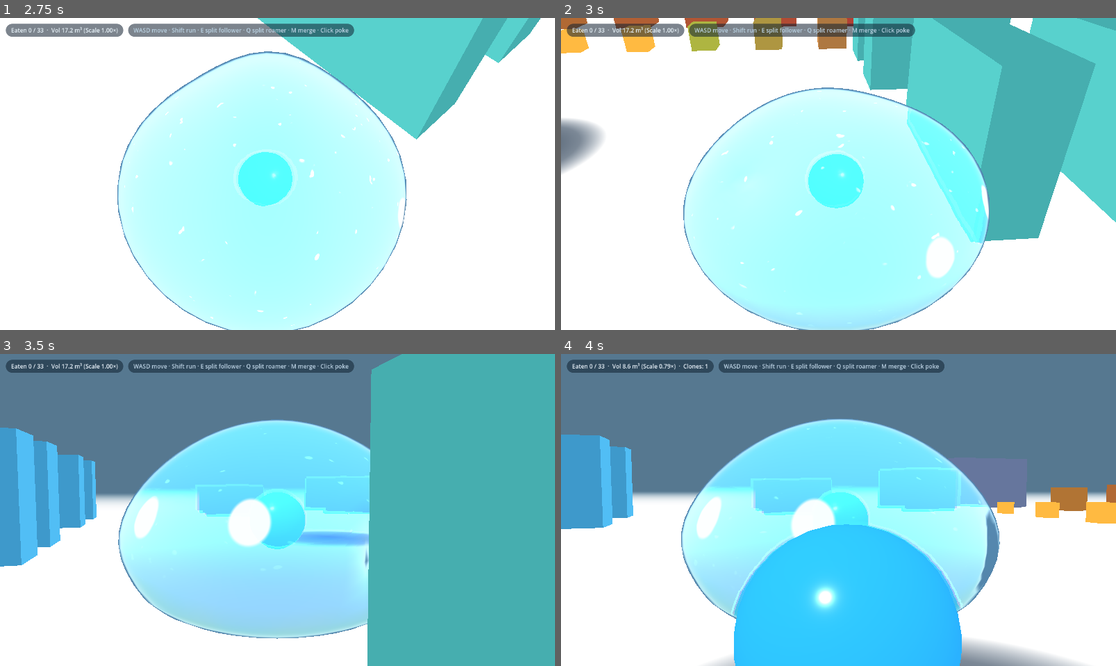
Above: before the commit, frames 1-4 (two rows, left to right).
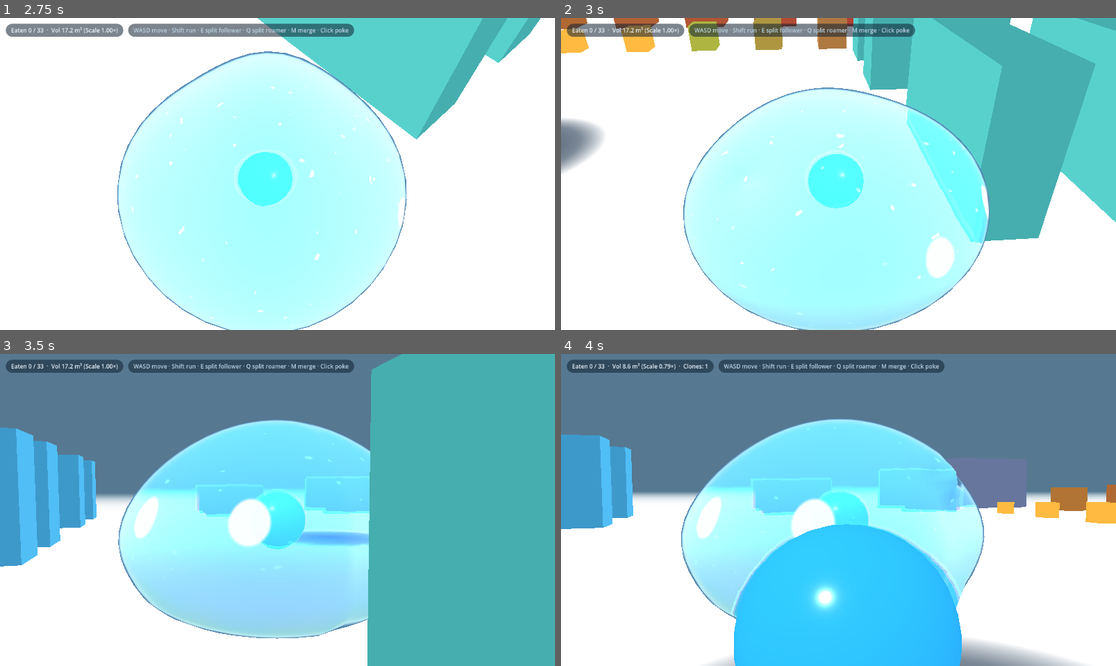
Above: after the commit, the same moments.

Repository: EN-rain/how-to-live-as-a-slime
Game: Godot game, scene res://scenes/main.tscn
Same seed, same stepped clock (60 frames per second), same inputs: the game is played once before the commit and once after it.
Inputs (mouse positions are in pixels of both pictures, inside the frame that each line leads up to):
- Up to frame 1 (2.75 s): tap Enter (ui_accept) at 0.5, 0.77, 1.07 s; move the mouse to (399, 158) at 0.52 s; hold D (move_right) 0.53-1.25 s; hold M (merge_clones) 0.53-1.25 s; click (399, 158) at 0.67 s; drag from (166, 189) to (249, 236) at 1.27 s; move the mouse to (333, 105) at 2.02 s; hold D (move_right) from 2.03 s (still down); hold Shift (run) from 2.03 s (still down)
- Up to frame 2 (3 s): release D (move_right) at 2.75 s; release Shift (run) at 2.75 s; drag from (810, 236) to (672, 127) at 2.77 s
- Up to frame 3 (3.5 s): no input
- Up to frame 4 (4 s): move the mouse to (1005, 556) at 3.52 s; hold A (move_left) from 3.53 s (still down); hold Q (split_roam) from 3.53 s (still down); tap Enter (ui_accept) at 3.77 s

Frame 1 is identical in both runs. In frame 2, less than 0.1% of the frame differs, in the area x 51-76%, y 22-92%; in frame 3, 0.3%; in frame 4, 1.7%, in the area x 22-80%, y 29-83%.

Commit message:
Replace additive wall clamping with proportional half-space scaling to eliminate center dome folding

Diff:
--- a/shaders/slime.gdshader
+++ b/shaders/slime.gdshader
@@ -258,22 +258,23 @@
 	return (a > k) ? a : (t * t) / (4.0 * k);
 }
 
-// Conforms the slime surface around an obstacle with C1-continuous derivatives everywhere.
-// Tight contact margins ensure deformation starts only on actual contact and releases immediately when leaving.
+// Conforms the slime surface around an obstacle using proportional half-space scaling.
+// Each obstacle scales only the half of the slime facing it (0 at center -> W at rim),
+// so left and right obstacles never cross or fold the center dome, and release is instant.
 vec3 solidDent(vec3 p, vec3 c, float shape, vec3 h, float yaw, float blur, vec3 nOv) {
 	float cy = cos(yaw);
 	float sy = sin(yaw);
 
-	float rVert = length(p.xz);
-	float maxBellyR = uRefRadius * 1.24;
-	float rho = clamp(rVert / maxBellyR, 0.0, 1.0);
-
 	vec3 dv = p - c;
 	vec3 q = vec3(dv.x * cy - dv.z * sy, dv.y, dv.x * sy + dv.z * cy);
-	vec3 H = h + vec3(0.04);
+	vec3 H = h + vec3(0.05);
 	if (q.y > H.y + 0.18 || q.y < -H.y - 0.18) return vec3(0.0);
 
-	vec2 qCenter = vec2(-c.x * cy + c.z * sy, -c.x * sy - c.z * cy);
+	// Slime center -> obstacle center in obstacle-rotatedXZ coordinates
+	vec2 cRot = vec2(c.x * cy - c.z * sy, c.x * sy + c.z * cy);
+	// Vertex position relative to slime center (0,0) in obstacle-rotated XZ coordinates
+	vec2 pRot = vec2(p.x * cy - p.z * sy, p.x * sy + p.z * cy);
+
 	float groundFloorLocal = -uRefRadius * (0.86 - uMelt * 0.22);
 
 	// Overhead roof / tunnel ceiling check
@@ -287,38 +288,48 @@
 	float winY = 1.0 - smoothstep(H.y - 0.02, H.y + 0.16, q.y);
 	if (winY <= 0.001) return vec3(0.0);
 
-	float ox = abs(qCenter.x) - h.x;
-	float oz = abs(qCenter.y) - h.z;
-	float sx = qCenter.x >= 0.0 ? 1.0 : -1.0;
-	float sz = qCenter.y >= 0.0 ? 1.0 : -1.0;
-
-	// How far the slime's outer belly rim penetrates the box along X and Z
-	float rimOverlapX = max(0.0, maxBellyR - max(ox, 0.0));
-	float rimOverlapZ = max(0.0, maxBellyR - max(oz, 0.0));
-	// Upper dome only rounds inward proportionally to actual rim overlap with the obstacle
-	float domeAssist = (1.0 - smoothstep(0.20, 0.95, rho)) * 0.32;
-
-	// Tight C1 push along X face (weighted by Z span)
-	float penX = smax0(H.x + rimOverlapX * domeAssist - sx * q.x, 0.08);
-	float wz = 1.0 - smoothstep(h.z - 0.02, h.z + 0.24, abs(q.z));
-	vec2 pushX = vec2(sx * penX * wz, 0.0);
-
-	// Tight C1 push along Z face (weighted by X span)
-	float penZ = smax0(H.z + rimOverlapZ * domeAssist - sz * q.z, 0.08);
-	float wx = 1.0 - smoothstep(h.x - 0.02, h.x + 0.24, abs(q.x));
-	vec2 pushZ = vec2(0.0, sz * penZ * wx);
-
+	float maxBellyR = uRefRadius * 1.24;
+	float rVert = length(p.xz);
+	float rho = clamp(rVert / maxBellyR, 0.0, 1.0);
+
+	// Available clearance from slime center (0,0) to the obstacle's near X-wall and Z-wall
+	float clearX = max(abs(cRot.x) - H.x, 0.12);
+	float clearZ = max(abs(cRot.y) - H.z, 0.12);
+
+	// Sign pointing from slime center toward the obstacle (+1 or -1)
+	float dirToObsX = cRot.x >= 0.0 ? 1.0 : -1.0;
+	float dirToObsZ = cRot.y >= 0.0 ? 1.0 : -1.0;
+
+	// Only vertices on the obstacle's side of the slime center (proj > 0) are compressed toward clearX/clearZ
+	float projX = dirToObsX * pRot.x;
+	float projZ = dirToObsZ * pRot.y;
+	float halfMaskX = smoothstep(0.0, 0.14, projX);
+	float halfMaskZ = smoothstep(0.0, 0.14, projZ);
+
+	// Proportional compression ratio (0 when clear >= maxBellyR, up to 1 - clear/maxBellyR when touching)
+	float ratioX = smax0(1.0 - clearX / maxBellyR, 0.04);
+	float ratioZ = smax0(1.0 - clearZ / maxBellyR, 0.04);
+
+	float wz = 1.0 - smoothstep(h.z - 0.02, h.z + 0.26, abs(q.z));
+	float wx = 1.0 - smoothstep(h.x - 0.02, h.x + 0.26, abs(q.x));
+
+	// Push inward (towards slime center) proportionally to pRot so rings stay evenly ordered and never fold
+	vec2 pushX = vec2(-pRot.x * ratioX * halfMaskX * wz, 0.0);
+	vec2 pushZ = vec2(0.0, -pRot.y * ratioZ * halfMaskZ * wx);
+
+	float ox = abs(cRot.x) - h.x;
+	float oz = abs(cRot.y) - h.z;
 	float inX = h.x - abs(q.x);
 	float inZ = h.z - abs(q.z);
 	float cornerFaceW = smoothstep(-0.20, 0.20, inZ - inX);
 	float sideOnlyX = smoothstep(-0.10, 0.10, ox);
 	float sideOnlyZ = smoothstep(-0.10, 0.10, oz);
 	float faceW = mix(sideOnlyX, cornerFaceW, sideOnlyX * sideOnlyZ);
-	float cornerBoost = 1.0 + 1.68 * faceW * (1.0 - faceW);
-	vec2 pushXZ = mix(pushZ, pushX, faceW) * (cornerBoost * winY);
+
+	vec2 pushXZ = mix(pushZ, pushX, faceW) * winY;
 
 	float compressAmt = length(pushXZ);
-	float domeLift = smax0(compressAmt - 0.02, 0.08) * 0.12 * (1.0 - rho * 0.60) * smoothstep(-0.8, 0.4, p.y);
+	float domeLift = smax0(compressAmt - 0.02, 0.08) * 0.12 * (1.0 - rho * 0.55) * smoothstep(-0.8, 0.4, p.y);
 	vec2 worldPushXZ = vec2(pushXZ.x * cy + pushXZ.y * sy, -pushXZ.x * sy + pushXZ.y * cy);
 	return vec3(worldPushXZ.x, domeLift, worldPushXZ.y);
 }
